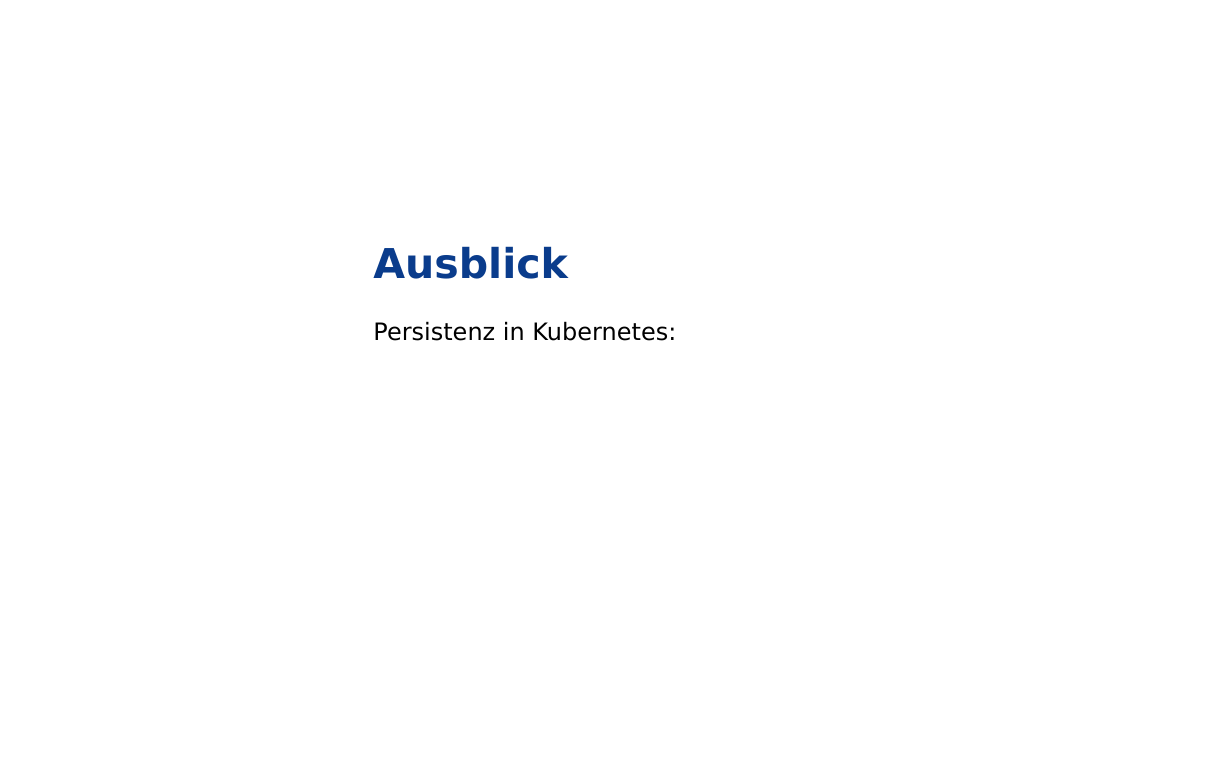
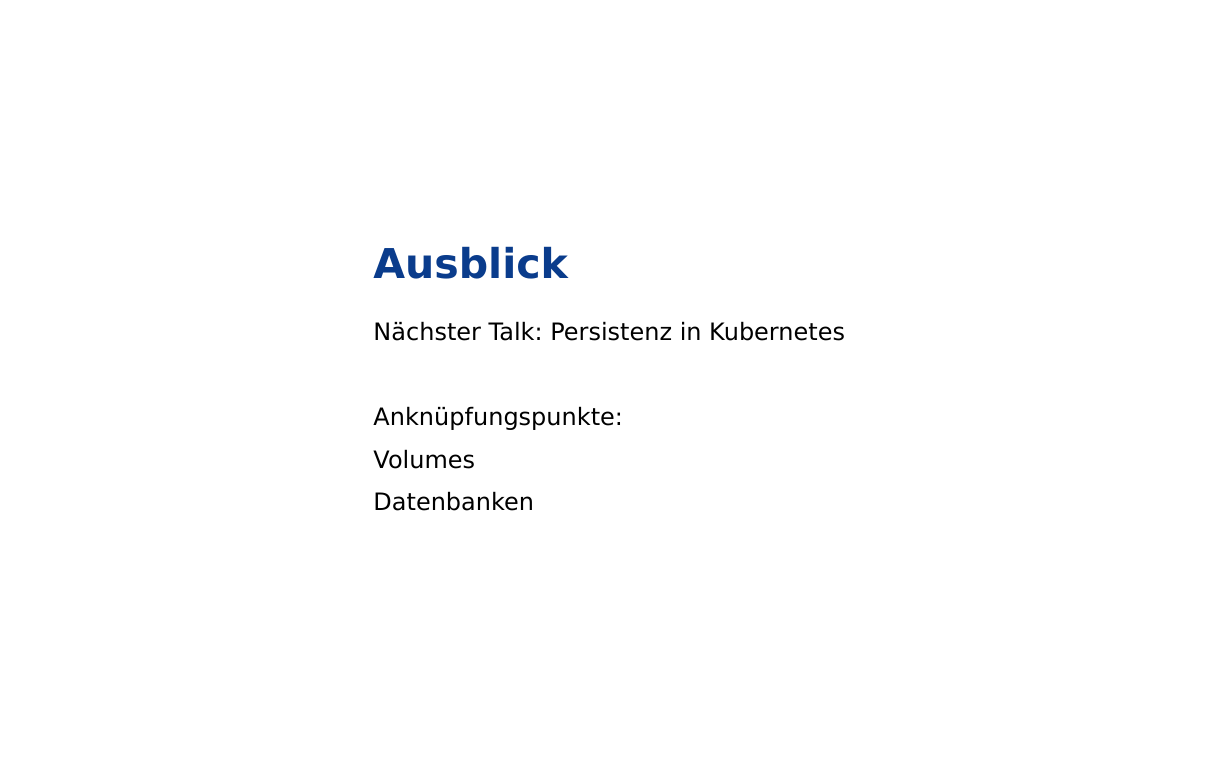
Before and after one commit to grothesk/deepshore-labs, a slide deck: slide 14 of 04-configmaps-und-secrets/deeptalk-04.pptx (slide 11 before the commit). Drawn at 1232x770 pixels with LibreOffice and Linux fonts; fonts in the diff are those of the drawing; background and template pictures are left out. Boxes give left, top, right and bottom in pixels: in the first picture for what was removed or moved away, otherwise in the second. Text is boxed around its words. In the diff, an @@ line names an element or a change of style, - is before the commit and + after.

```diff
--- a/04-configmaps-und-secrets/deeptalk-04.pptx
+++ b/04-configmaps-und-secrets/deeptalk-04.pptx
@@ text at (x1=373, y1=321, x2=845, y2=511): text changed @@
-Persistenz in Kubernetes:
+Nächster Talk: Persistenz in Kubernetes
+Anknüpfungspunkte:
+Volumes
+Datenbanken
```
Also in this commit, not shown: 5 other slides changed, 4 slides added, 1 slide removed, 2 other files.
